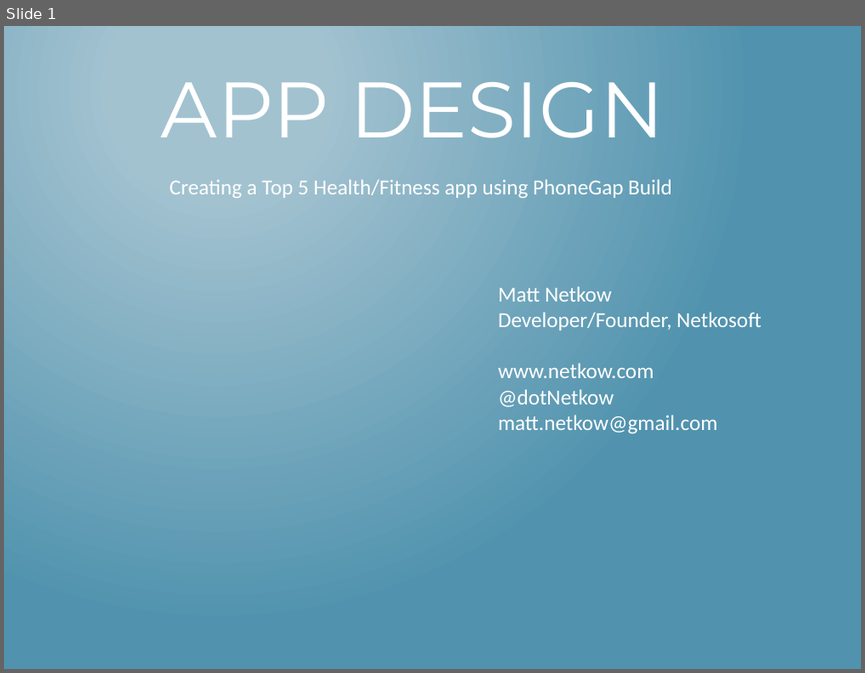
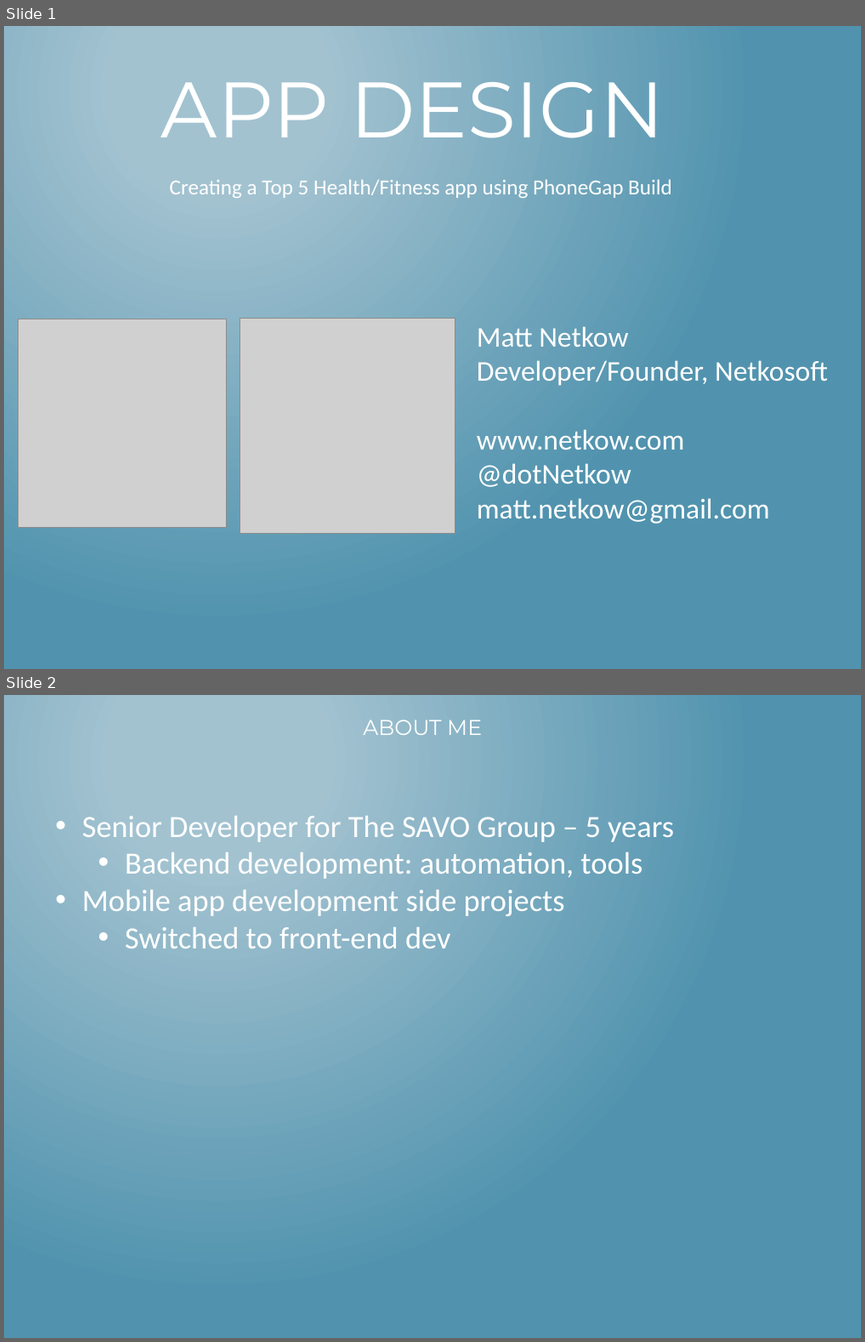
Before and after one commit to dotNetkow/Presentations, a slide deck: Adobe PhoneGap Build course - 6.16.14/Matt Netkow - AGP Guest Speaker - App Design.pptx. Shown one above the other, each under a label of ours: slide 1 before the commit, slides 1 and 2 after it. The pictures are 865x673 and 865x1342 pixels, drawn with LibreOffice and Linux fonts; fonts in the diff are those of the drawing; grey boxes stand for pictures. Boxes give left, top, right and bottom in pixels: in the first picture for what was removed or moved away, otherwise in the second. Text is boxed around its words. In the diff, an @@ line names an element or a change of style, - is before the commit and + after.

Commit message:
updated adobe deck - about me and fitwatchr versions slides

```diff
--- a/Adobe PhoneGap Build course - 6.16.14/Matt Netkow - AGP Guest Speaker - App Design.pptx
+++ b/Adobe PhoneGap Build course - 6.16.14/Matt Netkow - AGP Guest Speaker - App Design.pptx
@@ slide 2 added at [4,695,861,1338], background gradient #A3C3D1 to #5194AF @@
@@ title added at [363,720,482,735], 18 pt, text #FFFFFF @@
+ABOUT ME
@@ text added at [82,816,674,948], 26 pt, text #FFFFFF @@
+• Senior Developer for The SAVO Group – 5 years
+  • Backend development: automation, tools
+• Mobile app development side projects
+  • Switched to front-end dev
@@ slide 1 changed as well @@
@@ picture added at [18,319,227,528] @@
@@ picture added at [239,318,454,533] @@
@@ text "Matt Netkow": place and size @@
-text "Matt Netkow" at [498,286,761,434]
+text "Matt Netkow" at [477,326,828,523]
@@ text "Matt Netkow" at [477,326,828,523]: size 18 to 24 pt @@
```
Also in this commit, not shown: 1 other slide added.
